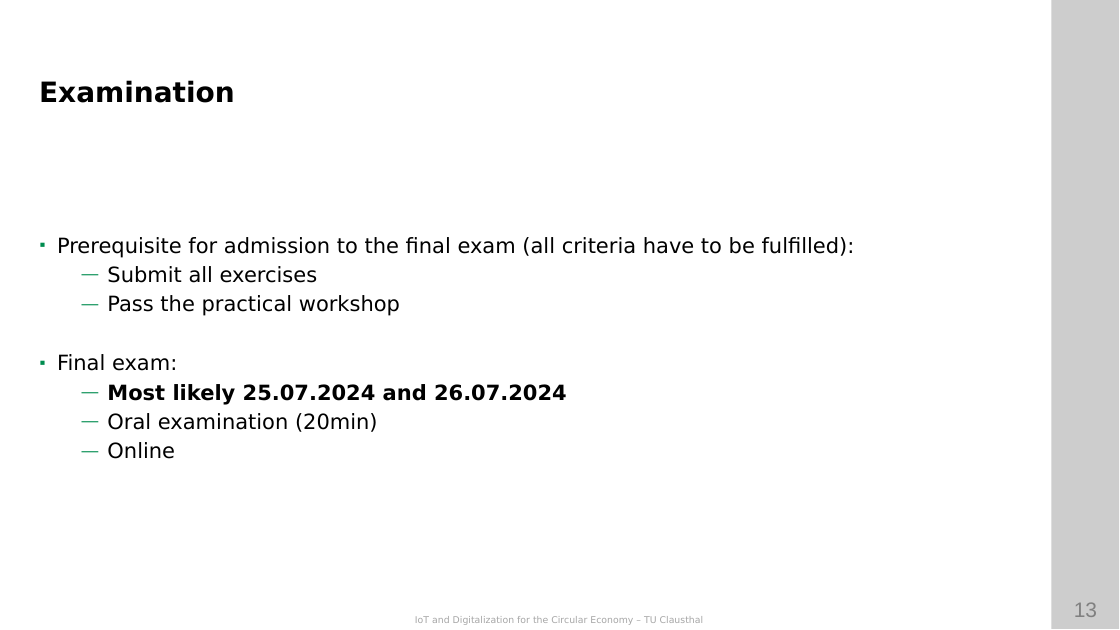
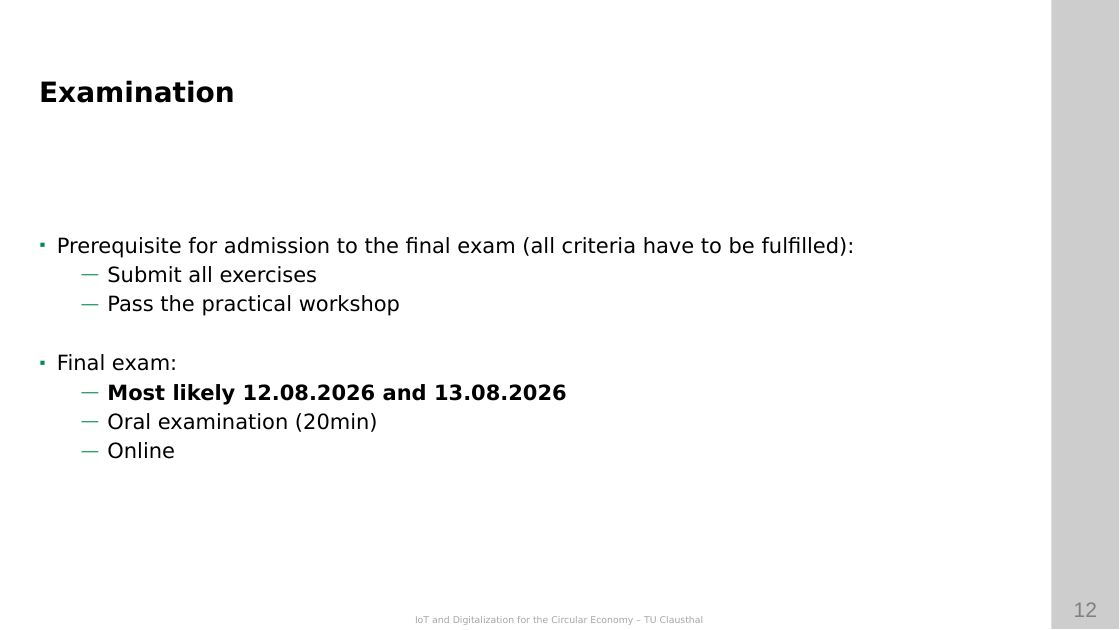
Before and after one commit to ETCE-LAB/teaching-material, a slide deck: slide 12 of IoT-and-Digitalization-for-the-Circular-Economy/IoT-CE-L00-Organization.pptx (slide 13 before the commit). Drawn at 1120x630 pixels with LibreOffice and Linux fonts; fonts in the diff are those of the drawing; background and template pictures are left out. Boxes give left, top, right and bottom in pixels: in the first picture for what was removed or moved away, otherwise in the second. Text is boxed around its words. In the diff, an @@ line names an element or a change of style, - is before the commit and + after.

```diff
--- a/IoT-and-Digitalization-for-the-Circular-Economy/IoT-CE-L00-Organization.pptx
+++ b/IoT-and-Digitalization-for-the-Circular-Economy/IoT-CE-L00-Organization.pptx
@@ text at (x1=107, y1=384, x2=567, y2=405): text changed @@
-  — Most likely 25.07.2024 and 26.07.2024
+  — Most likely 12.08.2026 and 13.08.2026
@@ page number at (x1=1074, y1=602, x2=1097, y2=617): text changed @@
-13
+12
```
Also in this commit, not shown: 7 other slides changed, 1 slide removed, 50 other files.
